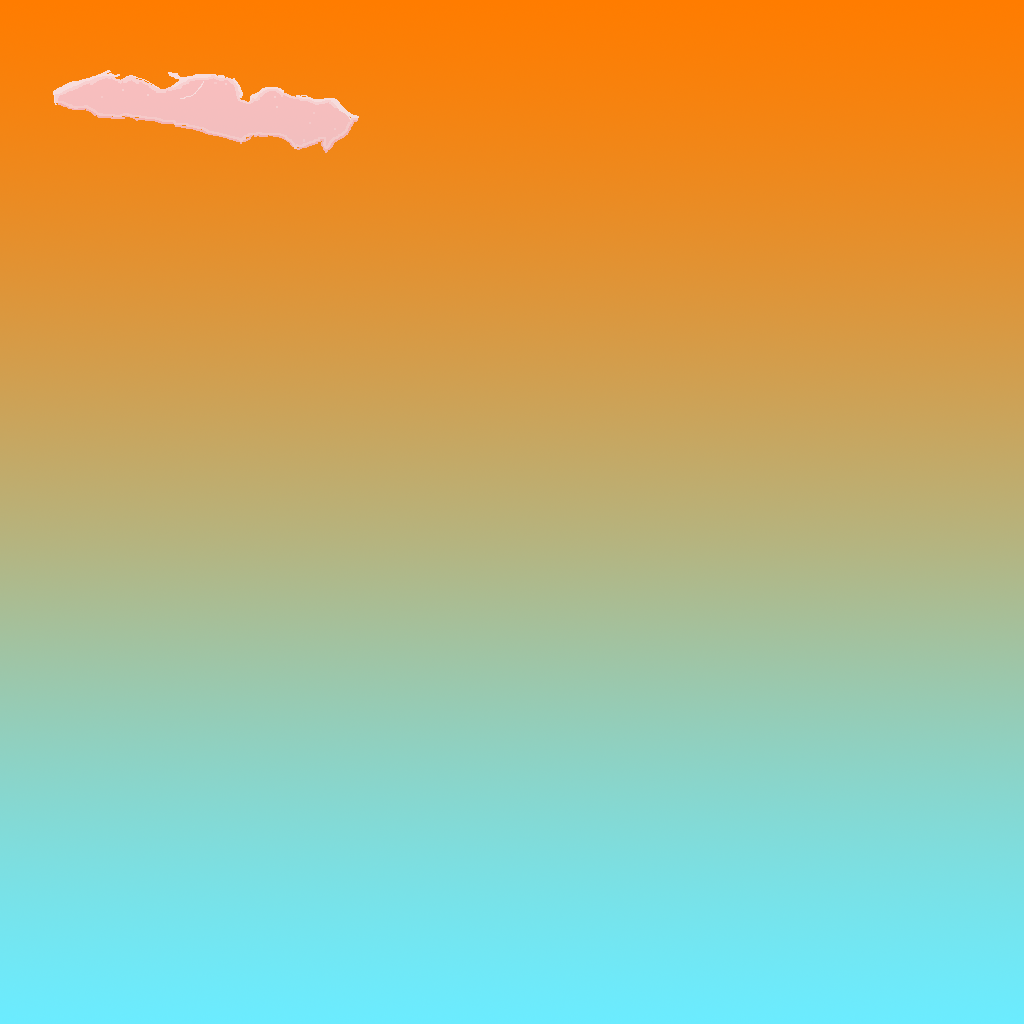
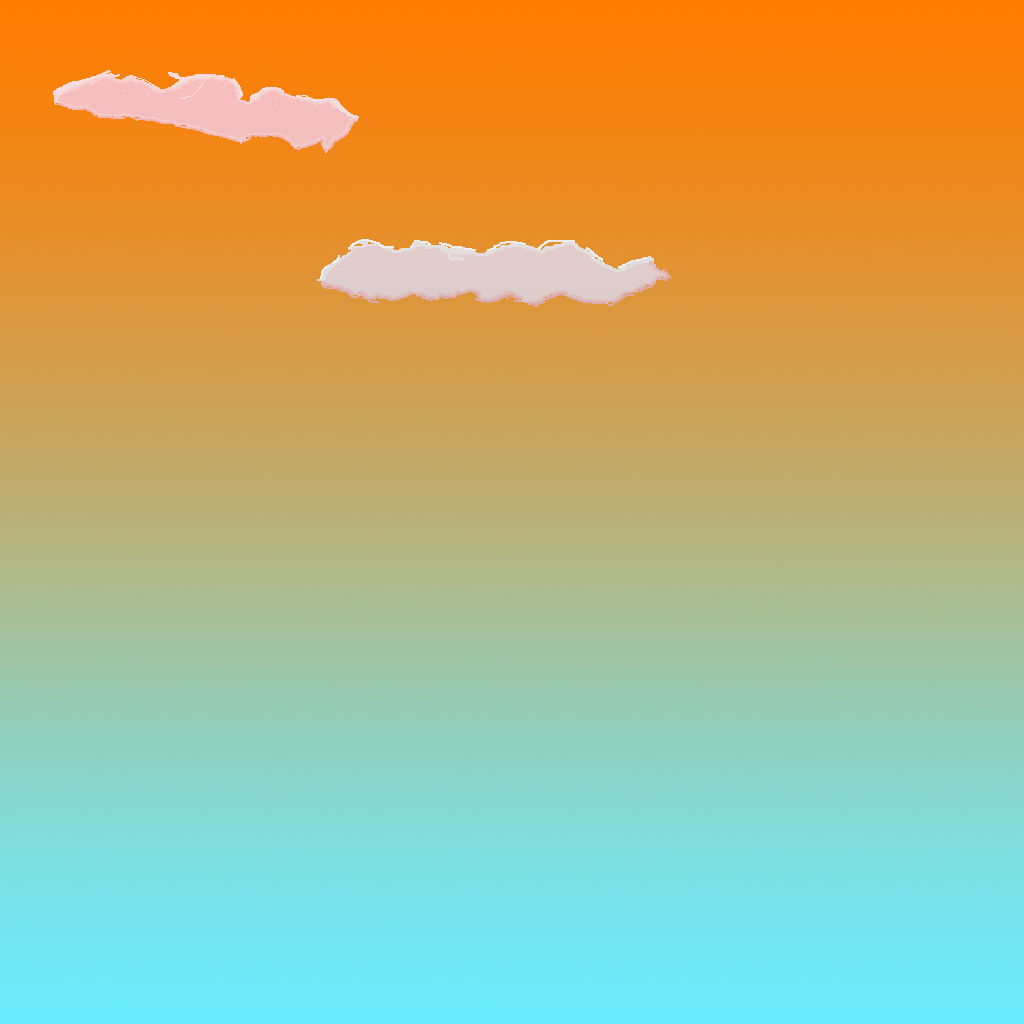
Layered file, before and after one edit (1024 x 1024). Changes by layer:
added group "Clouds" with 2 layers above "Rectangle 1" over bbox(317, 239, 671, 307)
added layer "Cloud 2" (lighten) in group "Clouds" over bbox(317, 239, 671, 307)
painted on "Rectangle 1" over bbox(317, 239, 671, 307)
